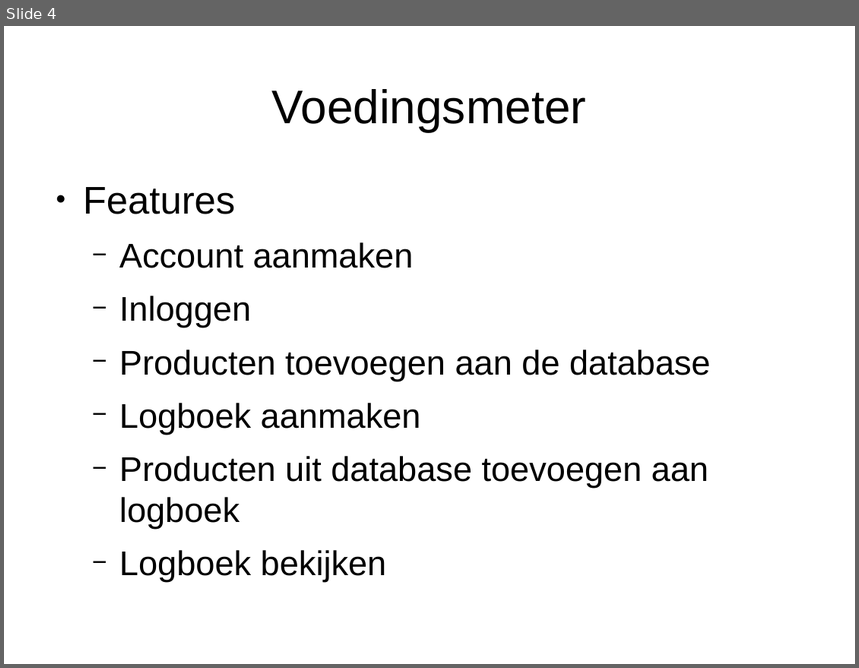
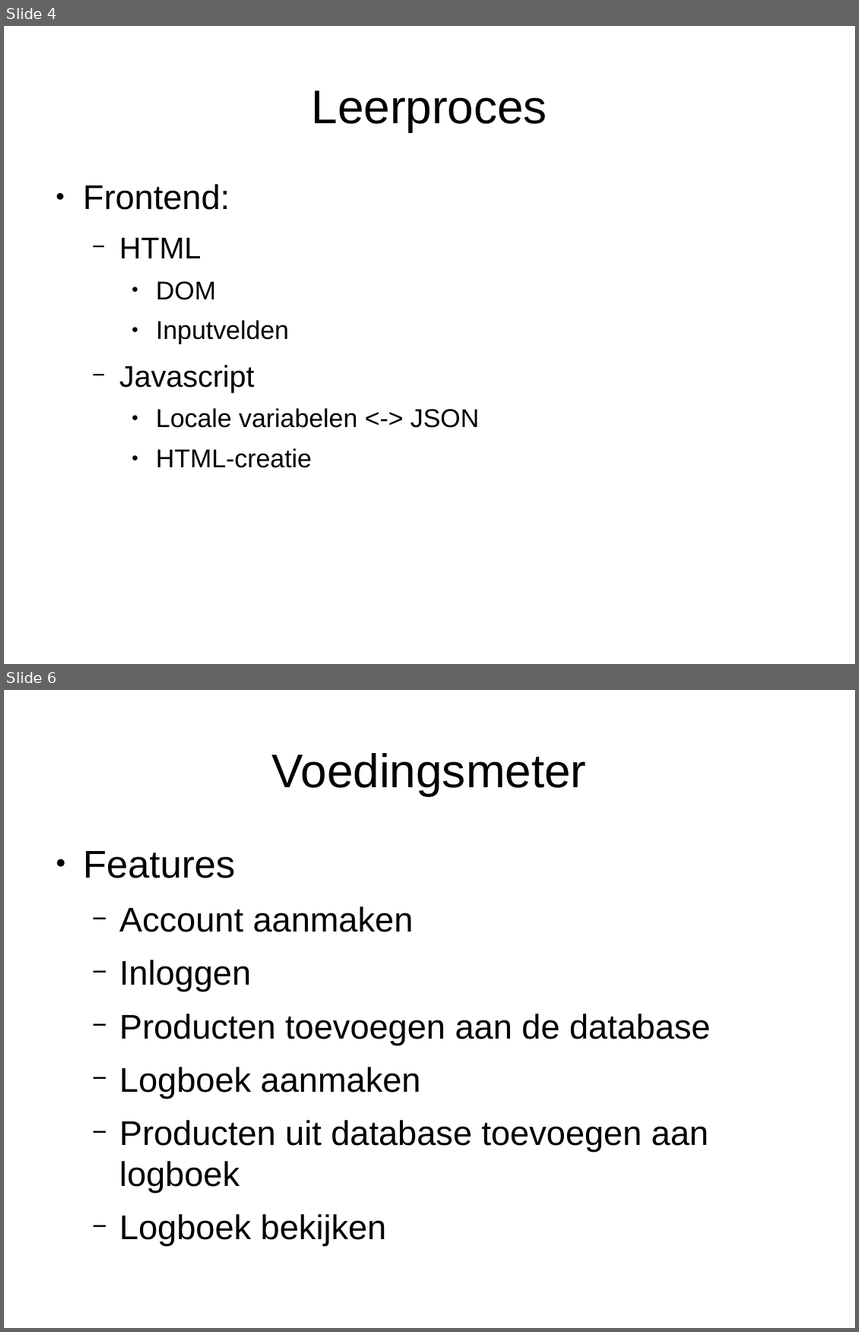
Before and after one commit to karenberntsen/Voedingsmeter2.0, a slide deck: src/main/resources/static/Presentatie.ods.odp. Shown one above the other, each under a label of ours: slide 4 before the commit, slides 4 and 6 after it; the slides between them are not shown. The pictures are 859x668 and 859x1332 pixels, drawn with LibreOffice and Linux fonts; fonts in the diff are those of the drawing. Boxes give left, top, right and bottom in pixels: in the first picture for what was removed or moved away, otherwise in the second. Text is boxed around its words. In the diff, an @@ line names an element or a change of style, - is before the commit and + after.

```diff
--- a/src/main/resources/static/Presentatie.ods.odp
+++ b/src/main/resources/static/Presentatie.ods.odp
@@ slide 4 added at bbox=[4, 26, 855, 664], background #FFFFFF @@
@@ title added at bbox=[311, 91, 547, 132], 44 pt, text #000000 @@
+Leerproces
@@ text added at bbox=[83, 184, 479, 468], 24 pt, text #000000 @@
+● Frontend:
+  − HTML
+    ● DOM
+    ● Inputvelden
+  − Javascript
+    ● Locale variabelen <-> JSON
+    ● HTML-creatie
@@ what was slide 4 is now slide 6 @@
```
Also in this commit, not shown: 2 slides changed, 2 other slides added, 1 slide removed, 4 other files.
